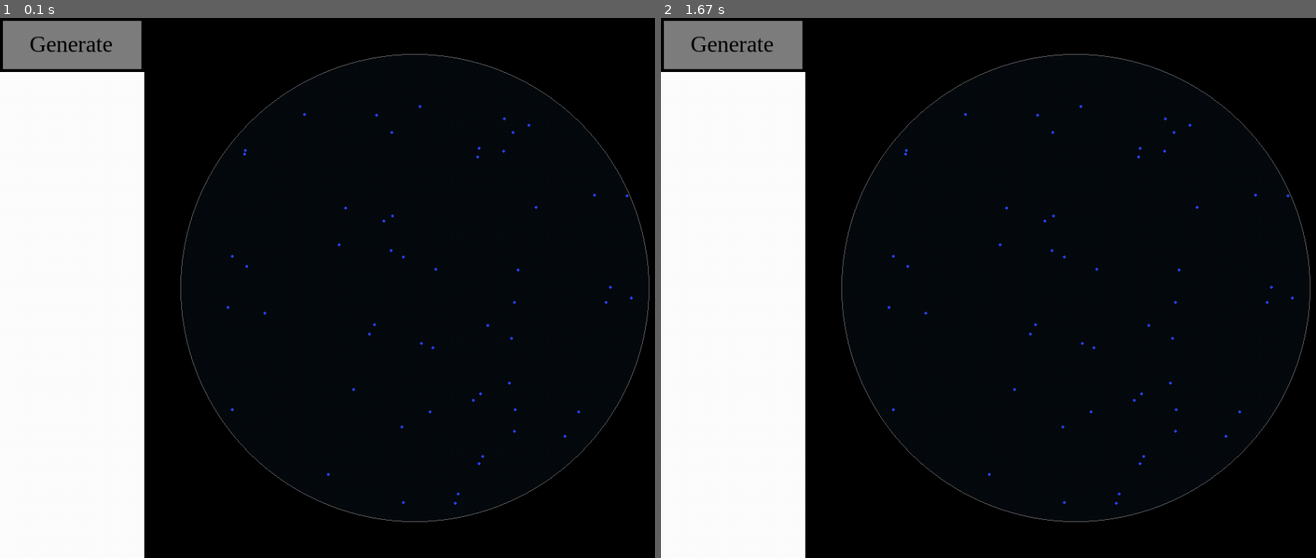
Above: before the commit, frames 1-2 (left to right).
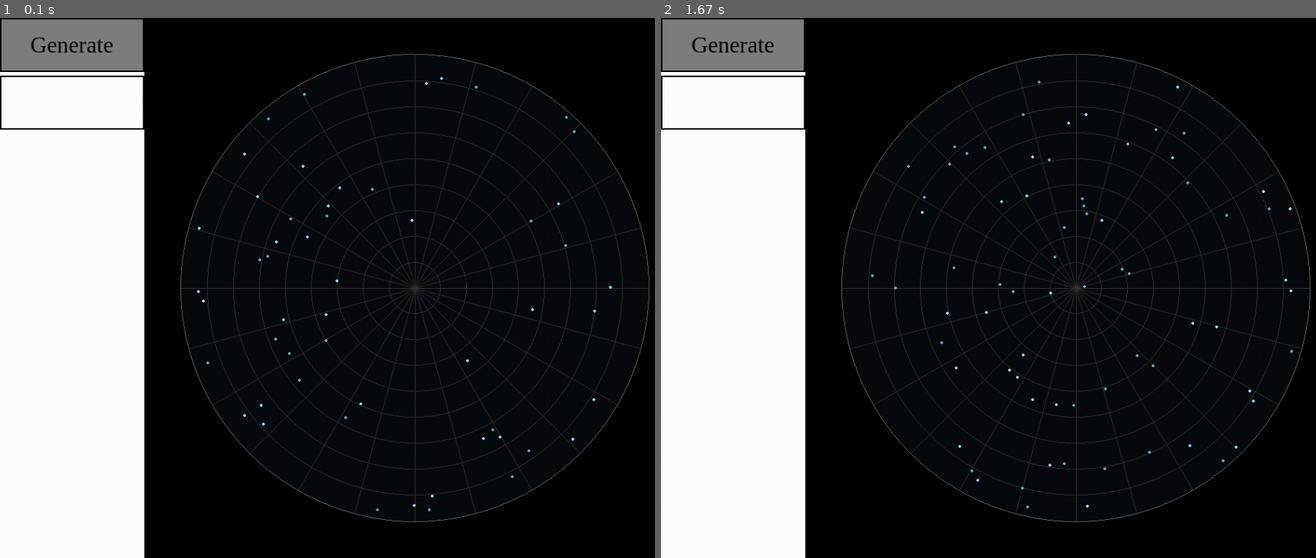
Above: after the commit, the same moments.

Repository: stephenfinch/Star-Map-Generator_v2
Game: pygame game, started from main.py
The game is run twice, just before and just after one commit, with the same random seed, the same clock (stepped at 60 frames per second) and the same inputs.
Inputs (mouse positions are in pixels of both pictures, inside the frame that each line leads up to):
- Up to frame 1 (0.1 s): no input
- Up to frame 2 (1.67 s): press the mouse at (733, 99) at 0.37 s; move the mouse to (896, 131) at 0.47 s; release the mouse at (1060, 158) at 0.6 s; tap Up at 0.67 s; press the mouse at (733, 45) at 1.03 s; move the mouse to (942, 131) at 1.13 s; release the mouse at (1145, 217) at 1.27 s

The runs differ from the first frame. In frame 1, 2.2% of the frame differs, in the area x 0-100%, y 0-94%; in frame 2, 2.3%.

Commit message:
Update
Grid lines
Settings
Textbox beta
Action events (backend.py)

Diff:
--- /dev/null
+++ b/backend.py
@@ -0,0 +1,5 @@
+from draw import make_stars
+
+def perform_action(action, settings):
+    if action == "reset":
+        make_stars(settings)
--- a/draw.py
+++ b/draw.py
@@ -1,8 +1,8 @@
 from star_map import Map
 from interface import *
-import pygame
 from pygame import Surface
-from pygame.locals import *
+from settings import *
+import math
 
 #create a map object and "draw" it
 #map object has list of stars and lines ready to draw
@@ -15,36 +15,78 @@
 field_buffer = 50
 screen_x, screen_y = field_x + options_width + 2 * field_buffer, field_y + 2 * field_buffer
 field_point = (int(screen_x - field_x - 2 * field_buffer), int((screen_y - field_y - 2 * field_buffer) / 2))
-DISPLAYSURF = pygame.display.set_mode((screen_x, screen_y), 0, 32)                               #Main Display
-STARFIELDSURF = Surface((field_x + (2 * field_buffer), field_y + (2 * field_buffer)))  #Starfield
-STARFIELDSURF_HOLD = STARFIELDSURF.copy()                                                             #Holdover
-OPTIONSURF = Surface((screen_x - field_x - 2 * field_buffer, screen_y))                #Option Bar
+DISPLAYSURF = pygame.display.set_mode((screen_x, screen_y), 0, 32)                                          #Main Display
+STARFIELDSURF = Surface((field_x + (2 * field_buffer), field_y + (2 * field_buffer)))                       #Starfield
+STARFIELDSURF_HOLD = STARFIELDSURF.copy()                                                                   #Holdover
+OPTIONSURF = Surface((screen_x - field_x - 2 * field_buffer, screen_y))                                     #Option Bar
 OPTIONSURF_HOLD = OPTIONSURF.copy()
 star_map = Map(field_x, field_y)
 
 BLACK = (0, 0, 0)
-GRAY = (100, 100, 100)
 WHITE = (255, 255, 255)
 NIGHTSKY = (7, 11, 15)
 GRAY = (100, 100, 100)
+LIGHTGRAY = (50, 50, 50)
 RED = (255, 0, 0)
 GREEN = (0, 255, 0)
 BLUE = (0, 0, 255)
 NEWBLUE = (43, 67, 244)
+NEWESTBLUE = (153, 230, 255) #gucci
 
-Button_List = [Button(name="reset", text="Generate", text_active="Generating", color=(127, 127, 127), area=((0, 0), (200, 75)), size=(200, 75), border_size=4)]
+#buttons --> [4x text position, show constellations, generate]
+button_list = [
+    Button(action="reset", text="Generate", text_active="Generating", color=(127, 127, 127), area=((0, 0), (200, 75)), border_size=2)
+    #show constellations
+    #push position up
+    #push position down
+    #push position left
+    #push position right
+]
+#sliders --> [R,G,B,number_of_constellations,text_size]
+slider_list = [
+    Slider('R', 0, 255, 1),
+    Slider('G', 0, 255, 1),
+    Slider('B', 0, 255, 1),
+    Slider('Constellations', 0, 100, 1),
+    Slider('Text Size', 1, 10, 1)
+]
+#text boxes --> [num of stars, constellation text]
+textbox_list = [
+    Textbox(action="textString", area=((0, 80), (200, 75)), border_size=2, spacing=1, max_length=15)
+]
+'''
+max_length = -1, numbers_only = False, english_only = False, action = "",\
+        display_text_color = (0, 0, 0), border_size = 1, border_color = (0, 0, 0),\
+        color = (255, 255, 255), area = ((0, 0), (0, 0)), size = (0, 0), spacing = 0
+'''
+
 
 def define_interactions():
     temp_list = []
     entry = 0
-    for button in Button_List:
-        temp_list.append(("Button", button.area, button.name, entry))
+    for button in button_list:
+        temp_list.append(("Button", button.area, button.action, entry))
+        entry += 1
+    entry = 0
+    for textbox in textbox_list:
+        temp_list.append(("Textbox", textbox.area, textbox.action, entry))
         entry += 1
     return temp_list
 
-def draw_outline():
+def draw_outline(settings):
     pygame.draw.circle(STARFIELDSURF, NIGHTSKY, (int(field_x / 2 + field_buffer), int(field_y / 2 + field_buffer)), int(field_x / 2), 0)
     pygame.draw.circle(STARFIELDSURF, GRAY, (int(field_x / 2 + field_buffer), int(field_y / 2 + field_buffer)), int(field_x / 2), 1)
+
+    if settings.show_grid:
+        circle_count = 8
+        line_count = 12
+        for i in range(1, circle_count + 1):
+            pygame.draw.circle(STARFIELDSURF, LIGHTGRAY, (int(field_x / 2 + field_buffer), int(field_y / 2 + field_buffer)), int(field_x / (circle_count + 1) / 2) * i, 1)
+        for i in range(line_count):
+            x1 = field_x * math.cos(math.pi * i / line_count) / 2
+            y1 = field_y * math.sin(math.pi * i / line_count) / 2
+            point_list = ((STARFIELDSURF.get_width() / 2 + x1,STARFIELDSURF.get_height() / 2 + y1), (STARFIELDSURF.get_width() / 2 - x1,STARFIELDSURF.get_height() / 2 - y1))
+            pygame.draw.aalines(STARFIELDSURF, LIGHTGRAY, False, point_list)
 
 def make_stars(settings):
     star_map.place_stars(settings)
@@ -53,14 +95,17 @@
     for star in star_map.list_of_stars:
         pygame.draw.circle(STARFIELDSURF, star.color, (star.x, star.y), star.size, 0)
 
-def initialize_view():
+def initialize_view(settings):
     DISPLAYSURF.fill(BLACK)
     STARFIELDSURF.fill(BLACK)
     OPTIONSURF.fill(WHITE)
-    draw_outline()
+    draw_outline(settings)
     draw_stars()
-    for button in Button_List:
+    for button in button_list:
         button.draw(OPTIONSURF)
+    for textbox in textbox_list:
+        textbox.draw(OPTIONSURF)
+
 
 
 def draw_view():
--- a/interface.py
+++ b/interface.py
@@ -1,15 +1,15 @@
 import math, pygame
+from pygame_textinput import TextInput
 
 pygame.init()
 
 class Button:
-    def __init__(self, name = "", font_size = 32, bold_on_active = False,\
+    def __init__(self, action = "", font_size = 32, bold_on_active = False,\
         display_text_color = (0, 0, 0), text = "",\
         text_active = "", border_size = 1,\
         border_color = (0, 0, 0), color = (255, 255, 255),\
-        color_active = (255, 255, 255), area = ((0, 0), (0, 0)),\
-        size = (0, 0)):
-        self.name = name
+        color_active = (255, 255, 255), area = ((0, 0), (0, 0))):
+        self.action = action
         self.text = text
         self.font = pygame.font.SysFont('Times New Roman', font_size)
         self.bold_on_active = bold_on_active
@@ -23,11 +23,10 @@
         self.display_text_color = display_text_color
         self.color_active = color_active
         self.area = area
-        self.size = size
         self.active = False
 
     def draw(self, main_surface):
-        pygame.draw.rect(main_surface, self.border_color, ((0, 0) ,self.size))
+        pygame.draw.rect(main_surface, self.border_color, self.area)
         new_area = ((self.area[0][0] + self.border_size, self.area[0][1] + self.border_size),\
         (self.area[1][0] - (2*self.border_size), self.area[1][1] - (2*self.border_size)))
         if self.bold_on_active:
@@ -40,3 +39,48 @@
             text_surf = self.font.render(self.text, True, self.display_text_color, self.color)
         main_surface.blit(text_surf, (int(math.ceil((new_area[0][0] + new_area[1][0] - text_surf.get_width()) / 2)),\
         int(math.ceil((new_area[0][1] + new_area[1][1] - text_surf.get_height()) / 2))))
+
+class Slider:
+    def __init__(self, name, min_value, max_value, increment = 1):
+        self.min_value = min_value
+        self.max_value = max_value
+        self.increment = increment
+
+
+class Textbox:
+    def __init__(self, max_length = -1, numbers_only = False, english_only = False, action = "",\
+        display_text_color = (0, 0, 0), border_size = 1, border_color = (0, 0, 0),\
+        color = (255, 255, 255), area = ((0, 0), (0, 0)), spacing = 0):
+        self.text_object = TextInput(text_color=display_text_color, max_string_length=max_length, font_size=22)
+        self.max_length = max_length
+        self.action = action
+        self.numbers_only = numbers_only
+        self.english_only = english_only
+        self.border_size = border_size
+        self.border_color = border_color
+        self.color = color
+        self.display_text_color = display_text_color
+        self.area = area
+        self.spacing = spacing
+        self.active = False
+
+    def update(self, events):
+        is_enter_pressed = self.text_object.update(events)
+        if self.english_only:
+            pass
+        if self.numbers_only:
+            pass
+        return is_enter_pressed
+
+    def draw(self, main_surface):
+        pygame.draw.rect(main_surface, self.border_color, self.area)
+        new_area = ((self.area[0][0] + self.border_size, self.area[0][1] + self.border_size),\
+        (self.area[1][0] - (2*self.border_size), self.area[1][1] - (2*self.border_size)))
+        pygame.draw.rect(main_surface, self.color, new_area)
+        text_surf = self.text_object.get_surface()
+        new_spot = (new_area[0][0] + self.spacing, new_area[0][1] + ((new_area[1][1] - text_surf.get_height()) / 2))
+        main_surface.blit(text_surf, new_spot)
+
+class Colorbox:
+    def __init__(self):
+        pass
--- a/main.py
+++ b/main.py
@@ -1,40 +1,78 @@
 import pygame, sys
 from settings import *
 from draw import *
+from backend import *
 from pygame.locals import *
+
 
 settings_data = Settings()
 make_stars(settings_data)
 click_areas = define_interactions()
 
+clock = pygame.time.Clock()
 display_changed = True
+textbox_clicked = False
 click_action = ("", 0)
-initialize_view()
+action_list = []
 while True:
-    for event in pygame.event.get():
+    events = pygame.event.get()
+    for event in events:
         if event.type == QUIT:
             pygame.quit()
             sys.exit()
         if event.type == MOUSEBUTTONUP:
-            click_active = False
             if click_action[0] == "Button":
-                Button_List[click_action[1]].active = False
+                button_list[click_action[1]].active = False
                 click_action = ("", 0)
-            if not display_changed:
-                initialize_view()
                 display_changed = True
         if event.type == MOUSEBUTTONDOWN:
             mouse = pygame.mouse.get_pos()
             for entry in click_areas:
-                if entry[1][0][0] <= mouse[0] <=entry[1][1][0] and entry[1][0][1] <= mouse[1] <=entry[1][1][1]:
+                if entry[1][0][0] <= mouse[0] <= entry[1][1][0] + entry[1][0][0] and entry[1][0][1] <= mouse[1] <= entry[1][1][1] + entry[1][0][1]:
                     if entry[0] == "Button":
-                        Button_List[entry[3]].active = True
-                        click_active = True
+                        button_list[entry[3]].active = True
                         click_action = ("Button", entry[3])
-                    if not display_changed:
-                        initialize_view()
+                        action_list.append(entry[2])
                         display_changed = True
+                    if entry[0] == "Textbox":
+                        textbox_list[entry[3]].active = True
+                        display_changed = True
+                        textbox_clicked = True
+            if not textbox_clicked:
+                for textbox in textbox_list:
+                    textbox.active = False
+            else:
+                textbox_clicked = False
+    for textbox in textbox_list:
+        if textbox.active:
+            if textbox.text_object.update(events):
+                textbox.active = False
+                print(pygame.event.get())
+                pygame.event.clear()
+                print(pygame.event.get())
+            display_changed = True
     if display_changed:
+        initialize_view(settings_data)
+        for action in action_list:
+            perform_action(action, settings_data)
+        action_list = []
         display_changed = False
         draw_view()
     pygame.display.update()
+    clock.tick(25)
+
+
+
+
+
+
+
+
+
+
+### REVIEWS
+# From: Emma,
+# 13/10
+# 5 stars on yelp
+# THE YEET CONSTELLATION
+# i change my review; 16/10
--- /dev/null
+++ b/pygame_textinput.py
@@ -0,0 +1,205 @@
+"""
+Copyright 2017, Silas Gyger, silasgyger@gmail.com, All rights reserved.
+Borrowed from https://github.com/Nearoo/pygame-text-input under the MIT license.
+"""
+
+import os.path
+
+import pygame
+import pygame.locals as pl
+
+pygame.font.init()
+
+
+class TextInput:
+    """
+    This class lets the user input a piece of text, e.g. a name or a message.
+    This class let's the user input a short, one-lines piece of text at a blinking cursor
+    that can be moved using the arrow-keys. Delete, home and end work as well.
+    """
+    def __init__(
+            self,
+            initial_string="",
+            font_family="",
+            font_size=35,
+            antialias=True,
+            text_color=(0, 0, 0),
+            cursor_color=(0, 0, 1),
+            repeat_keys_initial_ms=400,
+            repeat_keys_interval_ms=35,
+            max_string_length=-1):
+        """
+        :param initial_string: Initial text to be displayed
+        :param font_family: name or list of names for font (see pygame.font.match_font for precise format)
+        :param font_size:  Size of font in pixels
+        :param antialias: Determines if antialias is applied to font (uses more processing power)
+        :param text_color: Color of text (duh)
+        :param cursor_color: Color of cursor
+        :param repeat_keys_initial_ms: Time in ms before keys are repeated when held
+        :param repeat_keys_interval_ms: Interval between key press repetition when held
+        :param max_string_length: Allowed length of text
+        """
+
+        # Text related vars:
+        self.antialias = antialias
+        self.text_color = text_color
+        self.font_size = font_size
+        self.max_string_length = max_string_length
+        self.input_string = initial_string  # Inputted text
+
+        if not os.path.isfile(font_family):
+            font_family = pygame.font.match_font(font_family)
+
+        self.font_object = pygame.font.Font(font_family, font_size)
+
+        # Text-surface will be created during the first update call:
+        self.surface = pygame.Surface((1, 1))
+        self.surface.set_alpha(0)
+
+        # Vars to make keydowns repeat after user pressed a key for some time:
+        self.keyrepeat_counters = {}  # {event.key: (counter_int, event.unicode)} (look for "***")
+        self.keyrepeat_intial_interval_ms = repeat_keys_initial_ms
+        self.keyrepeat_interval_ms = repeat_keys_interval_ms
+
+        # Things cursor:
+        self.cursor_surface = pygame.Surface((int(self.font_size / 20 + 1), self.font_size))
+        self.cursor_surface.fill(cursor_color)
+        self.cursor_position = len(initial_string)  # Inside text
+        self.cursor_visible = True  # Switches every self.cursor_switch_ms ms
+        self.cursor_switch_ms = 500  # /|\
+        self.cursor_ms_counter = 0
+
+        self.clock = pygame.time.Clock()
+
+    def update(self, events):
+        for event in events:
+            if event.type == pygame.KEYDOWN:
+                self.cursor_visible = True  # So the user sees where he writes
+
+                # If none exist, create counter for that key:
+                if event.key not in self.keyrepeat_counters:
+                    self.keyrepeat_counters[event.key] = [0, event.unicode]
+
+                if event.key == pl.K_BACKSPACE:
+                    self.input_string = (
+                        self.input_string[:max(self.cursor_position - 1, 0)]
+                        + self.input_string[self.cursor_position:]
+                    )
+
+                    # Subtract one from cursor_pos, but do not go below zero:
+                    self.cursor_position = max(self.cursor_position - 1, 0)
+                elif event.key == pl.K_DELETE:
+                    self.input_string = (
+                        self.input_string[:self.cursor_position]
+                        + self.input_string[self.cursor_position + 1:]
+                    )
+
+                elif event.key == pl.K_RETURN:
+                    return True
+
+                elif event.key == pl.K_RIGHT:
+                    # Add one to cursor_pos, but do not exceed len(input_string)
+                    self.cursor_position = min(self.cursor_position + 1, len(self.input_string))
+
+                elif event.key == pl.K_LEFT:
+                    # Subtract one from cursor_pos, but do not go below zero:
+                    self.cursor_position = max(self.cursor_position - 1, 0)
+
+                elif event.key == pl.K_END:
+                    self.cursor_position = len(self.input_string)
+
+                elif event.key == pl.K_HOME:
+                    self.cursor_position = 0
+
+                elif len(self.input_string) < self.max_string_length or self.max_string_length == -1:
+                    # If no special key is pressed, add unicode of key to input_string
+                    self.input_string = (
+                        self.input_string[:self.cursor_position]
+                        + event.unicode
+                        + self.input_string[self.cursor_position:]
+                    )
+                    self.cursor_position += len(event.unicode)  # Some are empty, e.g. K_UP
+
+            elif event.type == pl.KEYUP:
+                # *** Because KEYUP doesn't include event.unicode, this dict is stored in such a weird way
+                if event.key in self.keyrepeat_counters:
+                    del self.keyrepeat_counters[event.key]
+
+        # Update key counters:
+        for key in self.keyrepeat_counters:
+            self.keyrepeat_counters[key][0] += self.clock.get_time()  # Update clock
+
+            # Generate new key events if enough time has passed:
+            if self.keyrepeat_counters[key][0] >= self.keyrepeat_intial_interval_ms:
+                self.keyrepeat_counters[key][0] = (
+                    self.keyrepeat_intial_interval_ms
+                    - self.keyrepeat_interval_ms
+                )
+
+                event_key, event_unicode = key, self.keyrepeat_counters[key][1]
+                pygame.event.post(pygame.event.Event(pl.KEYDOWN, key=event_key, unicode=event_unicode))
+
+        # Re-render text surface:
+        self.surface = self.font_object.render(self.input_string, self.antialias, self.text_color)
+
+        # Update self.cursor_visible
+        self.cursor_ms_counter += self.clock.get_time()
+        if self.cursor_ms_counter >= self.cursor_switch_ms:
+            self.cursor_ms_counter %= self.cursor_switch_ms
+            self.cursor_visible = not self.cursor_visible
+
+        if self.cursor_visible:
+            cursor_y_pos = self.font_object.size(self.input_string[:self.cursor_position])[0]
+            # Without this, the cursor is invisible when self.cursor_position > 0:
+            if self.cursor_position > 0:
+                cursor_y_pos -= self.cursor_surface.get_width()
+            self.surface.blit(self.cursor_surface, (cursor_y_pos, 0))
+
+        self.clock.tick()
+        return False
+
+    def get_surface(self):
+        return self.surface
+
+    def get_text(self):
+        return self.input_string
+
+    def get_cursor_position(self):
+        return self.cursor_position
+
+    def set_text_color(self, color):
+        self.text_color = color
+
+    def set_cursor_color(self, color):
+        self.cursor_surface.fill(color)
+
+    def clear_text(self):
+        self.input_string = ""
+        self.cursor_position = 0
+
+
+
+if __name__ == "__main__":
+    pygame.init()
+
+    # Create TextInput-object
+    textinput = TextInput()
+
+    screen = pygame.display.set_mode((1000, 200))
+    clock = pygame.time.Clock()
+
+    while True:
+        screen.fill((225, 225, 225))
+
+        events = pygame.event.get()
+        for event in events:
+            if event.type == pygame.QUIT:
+                exit()
+
+        # Feed it with events every frame
+        textinput.update(events)
+        # Blit its surface onto the screen
+        screen.blit(textinput.get_surface(), (10, 10))
+
+        pygame.display.update()
+        clock.tick(30)
--- a/settings.py
+++ b/settings.py
@@ -1,10 +1,12 @@
 class Settings:
     def __init__(self):
-        self.text_input = ""
-        self.text_size = 1
-        self.number_of_constellations = 5
-        self.show_constellation_lines = True
-        self.number_of_stars = 5000
-        self.star_color = (43, 67, 244)
-        self.back_color = (7, 11, 15)
-        self.outline_color = (100, 100, 100)
+        self.text_input = ""                    #text box (maybe add numbers later)
+        self.text_size = 1                      #slider
+        self.text_location = (0, 0)             #four buttons (arrows -- move the center)
+        self.number_of_constellations = 5       #slider
+        self.show_constellation_lines = True    #button
+        self.number_of_stars = 5000             #text box (int only)
+        self.star_color = (153, 230, 255)       #color box
+        self.back_color = (7, 11, 15)           #color box
+        self.outline_color = (100, 100, 100)    #color box
+        self.show_grid = True                  #button
--- a/star.py
+++ b/star.py
@@ -8,11 +8,11 @@
     def __init__(self, x, y, settings):
         self.x = x
         self.y = y
-        self.location = (x,y)
+        self.location = (x, y)
         self.size = int(math.floor(random.random() ** ex * star_max_size))
         if self.size == 1:
             self.size = 0
 
         self.color = settings.star_color
-        self.amp = random.randint(self.size+1, star_max_size)/star_max_size
+        self.amp = random.randint(self.size + 1, star_max_size + 1)/(star_max_size + 1)
         self.color = [self.color[0]*self.amp, self.color[1]*self.amp, self.color[2]*self.amp]
--- a/star_map.py
+++ b/star_map.py
@@ -12,7 +12,7 @@
         self.field_y = field_y
 
         self.field_buffer = 50 #gap between display edge and circle
-        self.field_inner_buffer = 4 #gap between circle and outer stars, bigger number --> bigger gap
+        self.field_inner_buffer = 5 #gap between circle and outer stars, bigger number --> bigger gap
         self.r = self.field_x / 2 - self.field_inner_buffer #raduis
         self.Xcenter = self.Ycenter = self.field_x / 2 + self.field_buffer
 
@@ -47,7 +47,7 @@
 
 
 LETTER_CONSTELLATIONS = {
-    'A':[], #'A':([3,12,14,21,25],[(3,12),(3,14),(12,14),(12,21),(14,25)])
+    'A':([3,12,14,21,25],[(3,12),(3,14),(12,14),(12,21),(14,25)]),
     'B':[], #'B':([1,3,9,11,13,19,21,23],[])
     'C':[], #'C':([2,4,6,16,22,24],[])
     'D':[], #'D':([1,3,9,19,21,23],[])
Not shown, changed: README.md
Not shown, changed: ToDo.txt
